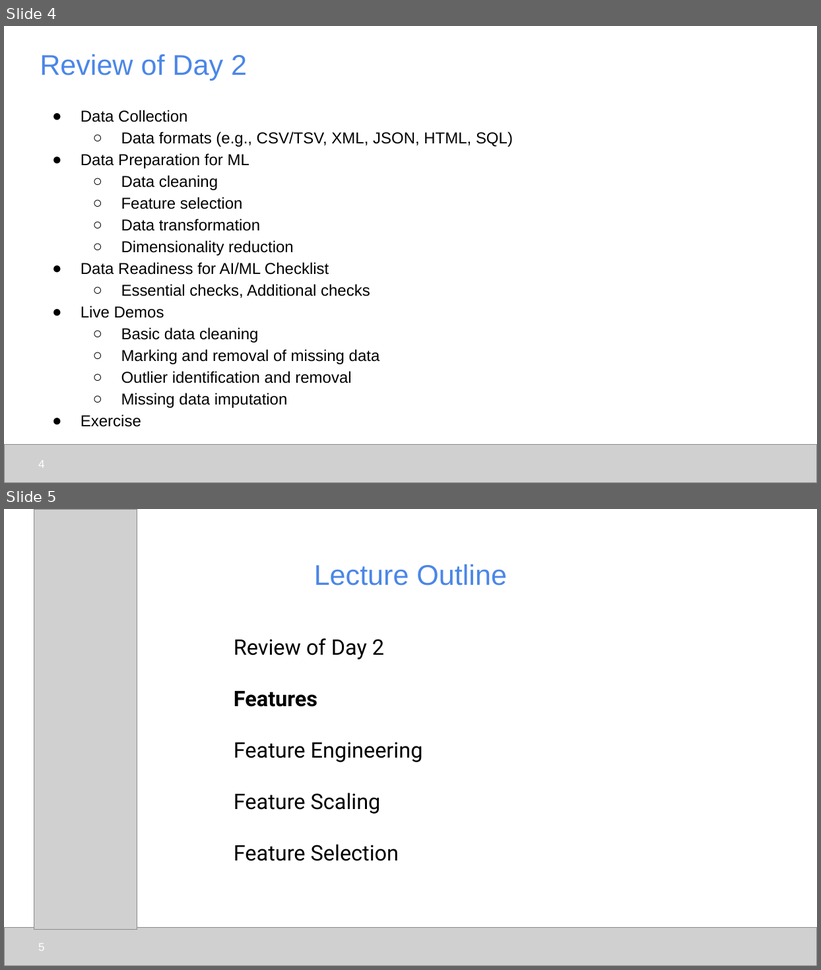
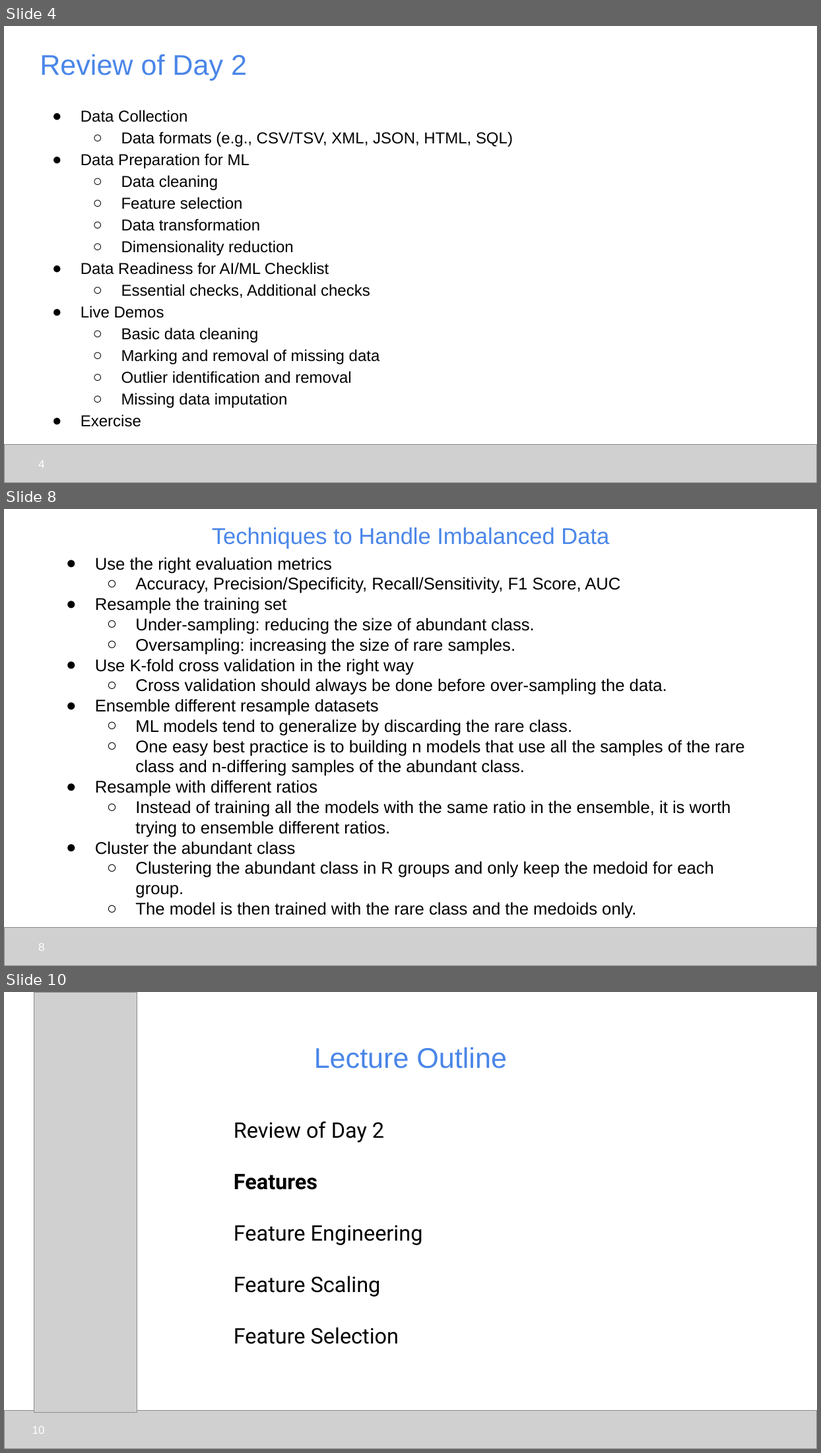
Before and after one commit to udel-cbcb/al_ml_workshop, a slide deck: Day_3/Lectures/Day_3_Lecture_Feature_Engineering_Scaling_Selection.pptx. Shown one above the other, each under a label of ours: slides 4 and 5 before the commit, slides 4, 8 and 10 after it; the slides between them are not shown. The pictures are 821x970 and 821x1453 pixels, drawn with LibreOffice and Linux fonts; fonts in the diff are those of the drawing; grey boxes stand for pictures. Boxes give left, top, right and bottom in pixels: in the first picture for what was removed or moved away, otherwise in the second. Text is boxed around its words. In the diff, an @@ line names an element or a change of style, - is before the commit and + after.

```diff
--- a/Day_3/Lectures/Day_3_Lecture_Feature_Engineering_Scaling_Selection.pptx
+++ b/Day_3/Lectures/Day_3_Lecture_Feature_Engineering_Scaling_Selection.pptx
@@ slide 8 added at [4, 509, 817, 966], background #FFFFFF @@
@@ title added at [212, 527, 609, 549], 20.2 pt, text #4A86E8 @@
+Techniques to Handle Imbalanced Data
@@ text added at [95, 557, 745, 919], 15 pt, text #000000 @@
+● Use the right evaluation metrics
+  ○ Accuracy, Precision/Specificity, Recall/Sensitivity, F1 Score, AUC
+● Resample the training set
+  ○ Under-sampling: reducing the size of abundant class.
+  ○ Oversampling: increasing the size of rare samples.
+● Use K-fold cross validation in the right way
+  ○ Cross validation should always be done before over-sampling the data.
+● Ensemble different resample datasets
+  ○ ML models tend to generalize by discarding the rare class.
+  ○ One easy best practice is to building n models that use all the samples of the rare class and n-differing samples of the abundant class.
+● Resample with different ratios
+  ○ Instead of training all the models with the same ratio in the ensemble, it is worth trying to ensemble different ratios.
+● Cluster the abundant class
+  ○ Clustering the abundant class in R groups and only keep the medoid for each group.
+  ○ The model is then trained with the rare class and the medoids only.
@@ picture added at [4, 927, 817, 966] @@
@@ page number added at [38, 943, 45, 951], 10 pt, text #FFFFFF @@
+8
@@ what was slide 5 is now slide 10 @@
@@ page number at [32, 1426, 45, 1434]: text changed @@
-5
+10
```
Also in this commit, not shown: 1 slide changed, 4 other slides added, 1 slide removed, 14 other files.
